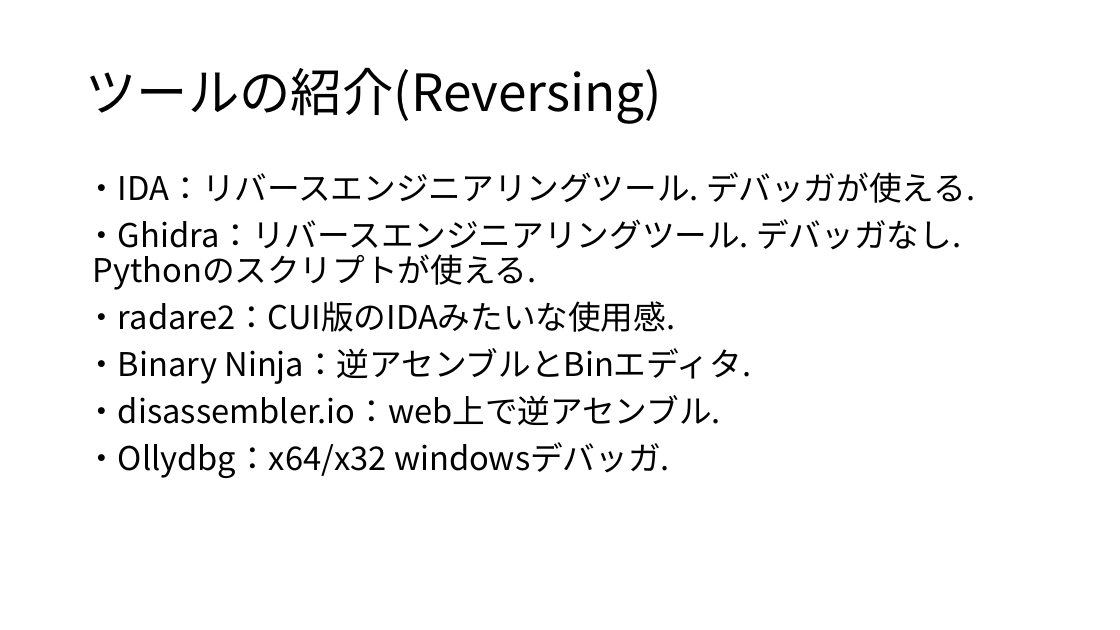
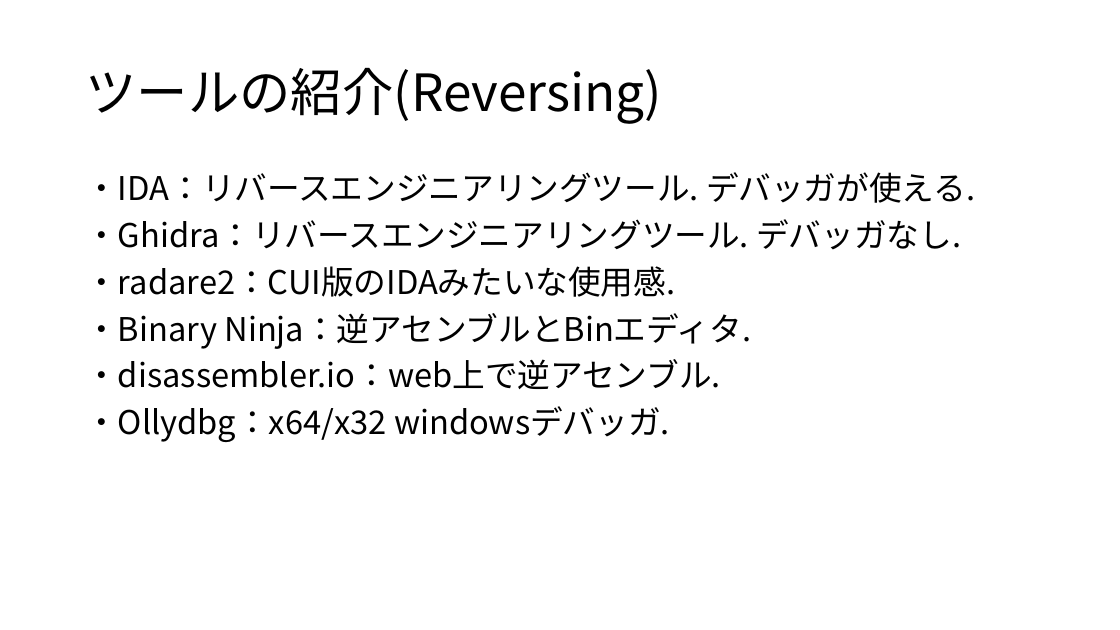
Before and after one commit to narupi/OITBeginnersCTF, a slide deck: slide 7 of Document.pptx. Drawn at 1120x630 pixels with LibreOffice and Linux fonts; fonts in the diff are those of the drawing. Boxes give left, top, right and bottom in pixels: in the first picture for what was removed or moved away, otherwise in the second. Text is boxed around its words. In the diff, an @@ line names an element or a change of style, - is before the commit and + after.

```diff
--- a/Document.pptx
+++ b/Document.pptx
@@ text at box(85, 219, 961, 250): text changed @@
-・Ghidra：リバースエンジニアリングツール. デバッガなし. Pythonのスクリプトが使える.
+・Ghidra：リバースエンジニアリングツール. デバッガなし.
```
Also in this commit, not shown: 1 other slide changed, 3 other files.
